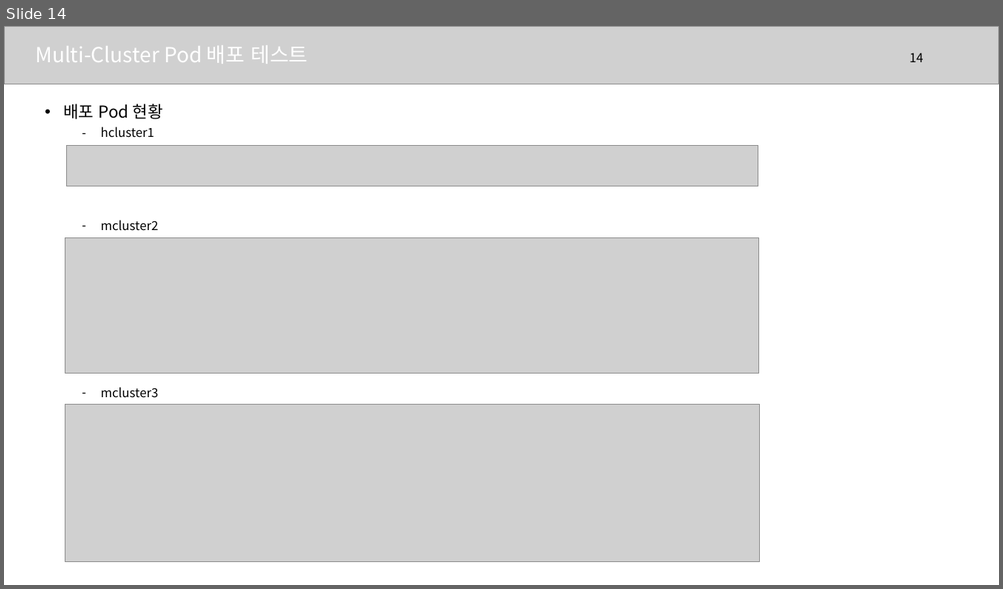
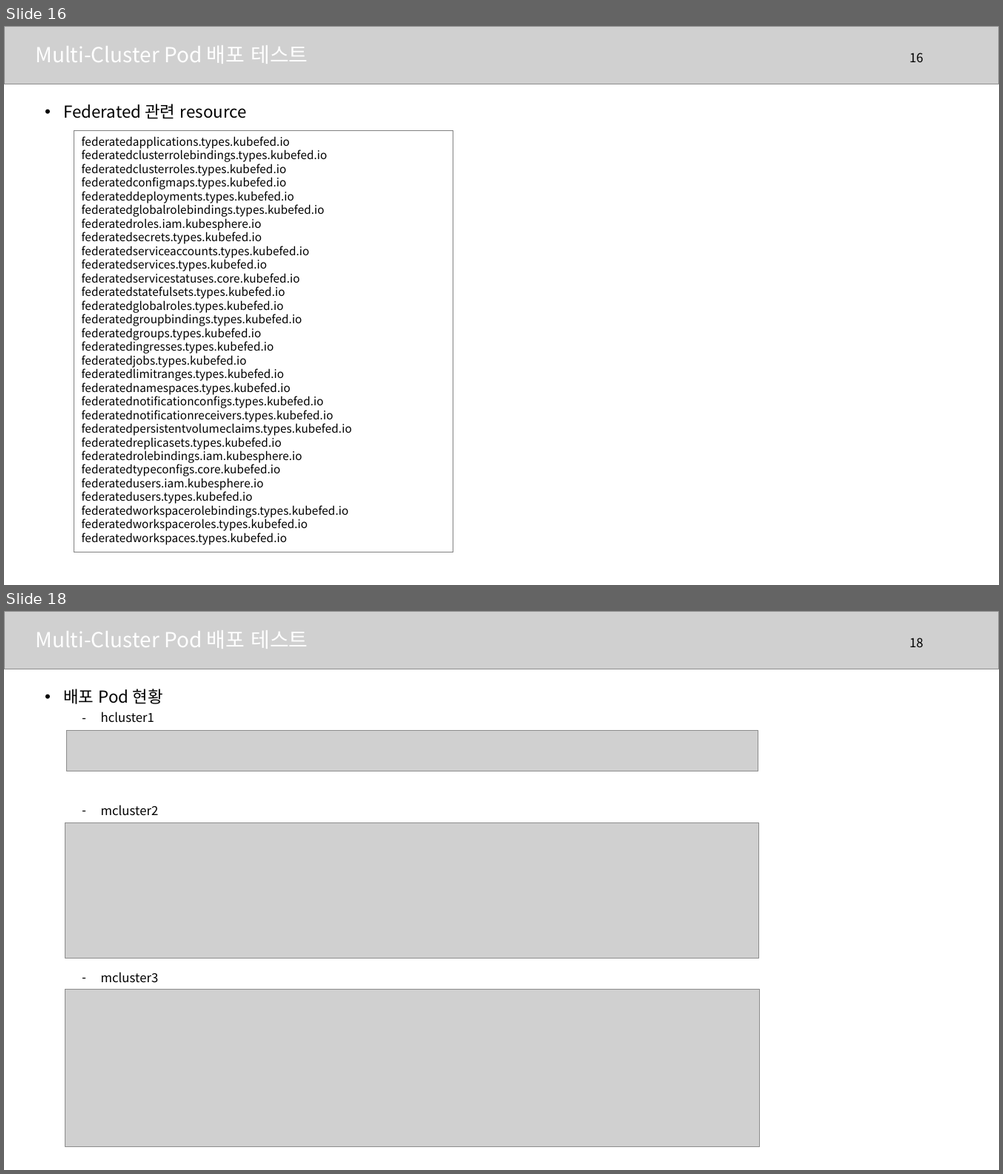
Before and after one commit to bluedove97/tstBash, a slide deck: multi-cluster_20230802.pptx. Shown one above the other, each under a label of ours: slide 14 before the commit, slides 16 and 18 after it; the slides between them are not shown. The pictures are 1003x589 and 1003x1174 pixels, drawn with LibreOffice and Linux fonts; fonts in the diff are those of the drawing; grey boxes stand for pictures. Boxes give left, top, right and bottom in pixels: in the first picture for what was removed or moved away, otherwise in the second. Text is boxed around its words. In the diff, an @@ line names an element or a change of style, - is before the commit and + after.

Commit message:
multi-cluster update

```diff
--- a/multi-cluster_20230802.pptx
+++ b/multi-cluster_20230802.pptx
@@ slide 16 added at bbox=[4, 26, 999, 585], background #FFFFFF @@
@@ picture added at bbox=[4, 26, 999, 84] @@
@@ text added at bbox=[35, 45, 307, 64], 20 pt, text #FFFFFF @@
+Multi-Cluster Pod 배포 테스트
@@ page number added at bbox=[909, 53, 923, 62], 12 pt, text #000000 @@
+16
@@ text added at bbox=[63, 104, 247, 119], 16 pt, text #000000 @@
+• Federated 관련 resource
@@ rectangle added at bbox=[74, 131, 452, 553], outline #808080 0.75 pt, 11 pt, text #000000 @@
+federatedapplications.types.kubefed.io
+federatedclusterrolebindings.types.kubefed.io
+federatedclusterroles.types.kubefed.io
+federatedconfigmaps.types.kubefed.io
+federateddeployments.types.kubefed.io
+federatedglobalrolebindings.types.kubefed.io
+federatedroles.iam.kubesphere.io
+federatedsecrets.types.kubefed.io
+federatedserviceaccounts.types.kubefed.io
+federatedservices.types.kubefed.io
+federatedservicestatuses.core.kubefed.io
+federatedstatefulsets.types.kubefed.io
+federatedglobalroles.types.kubefed.io
+federatedgroupbindings.types.kubefed.io
+federatedgroups.types.kubefed.io
+federatedingresses.types.kubefed.io
+federatedjobs.types.kubefed.io
+federatedlimitranges.types.kubefed.io
+federatednamespaces.types.kubefed.io
+federatednotificationconfigs.types.kubefed.io
+federatednotificationreceivers.types.kubefed.io
+federatedpersistentvolumeclaims.types.kubefed.io
+federatedreplicasets.types.kubefed.io
+federatedrolebindings.iam.kubesphere.io
+federatedtypeconfigs.core.kubefed.io
+federatedusers.iam.kubesphere.io
+federatedusers.types.kubefed.io
+federatedworkspacerolebindings.types.kubefed.io
+federatedworkspaceroles.types.kubefed.io
+federatedworkspaces.types.kubefed.io
@@ what was slide 14 is now slide 18 @@
@@ page number at bbox=[909, 638, 923, 647]: text changed @@
-14
+18
```
Also in this commit, not shown: 4 slides changed, 5 other slides added, 1 other file.
